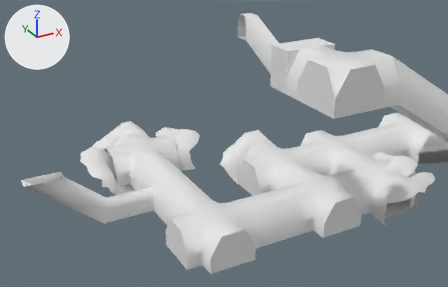
What one commit did to the glTF model assets/models/underground/underground.glb.
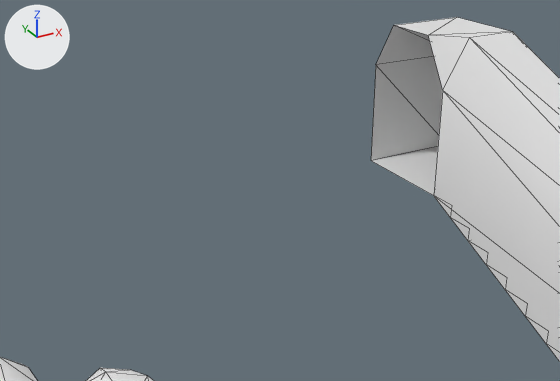
There are two pictures of each version: one from a camera (50 mm lens) standing at (-30.27, -70.29, 42.3) and looking at (0.32, -14.68, 14.5), one close up from a camera (50 mm lens) standing at (-1.83, -18.15, 29.7) and looking at (4.01, -7.54, 24.39). Every picture has the same lights, and +X, +Y and +Z are marked at upper left. The close-ups show mesh edges as thin lines. Objects named as collision shapes, trigger or cutter boxes, shadow casters or lower levels of detail are left out. Where no turn or scale is listed for an object, it has been applied to the vertices. Vertices at the same position are counted once.

In view in the first close-up: 'Mball.002', 'Mball.006', 'cross.009'.
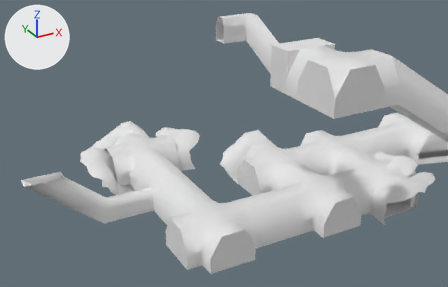
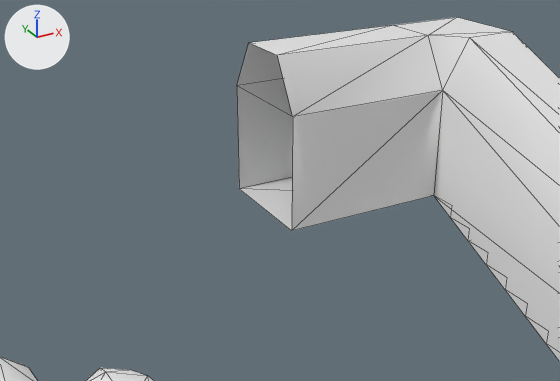
Where the newer file only moved an object's origin or applied its transform, the numbers keep the older frame.

Where the change shows, as pixel boxes [x1, y1, x2, y2] in the close-ups (560 x 381 px):
```json
{"object": "cross.009", "change": "reshaped", "before": [371, 17, 560, 361], "after": [237, 17, 560, 361]}
{"part": 1, "of": "me_plane_029", "change": "added", "after": [237, 25, 443, 231]}
```

Edits to the scene script, one JSON object a line:
```json
{"block": "me_plane_029", "where": "# used by ob_cross_009; location = (8.22, -12.0, 21.0)"}
{"op": "remove", "block": "me_plane_029", "code": "me_plane_029.from_pydata(...)  # 325 vertices, 406 faces; spans x -27.6..4.7, y -15.6..13.0, z -21.0..5.7"}
{"op": "add", "block": "me_plane_029", "code": "me_plane_029.from_pydata(...)  # 331 vertices, 418 faces; spans x -27.6..4.7, y -15.6..13.0, z -21.0..5.7"}
{"block": "me_plane_029", "change": "me_plane_029 part 1"}
{"block": "me_plane_029", "change": "6 new vertices lie (-3.0, 0.0, 0.0) away from vertices in x -1.3, y 3.9..5.9, z 2.9..5.7"}
{"block": "me_plane_029", "change": "12 new faces join them"}
```
